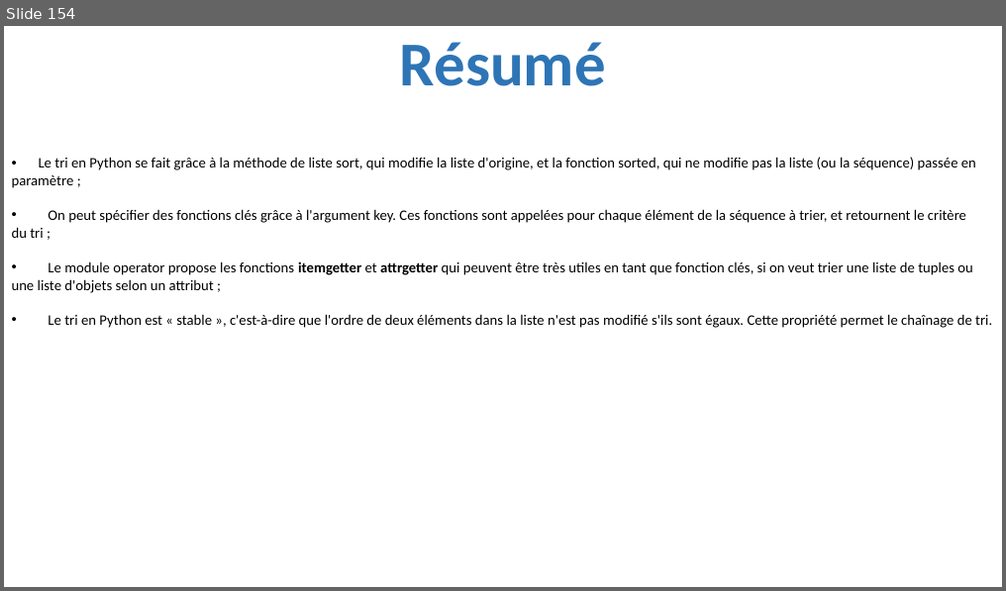
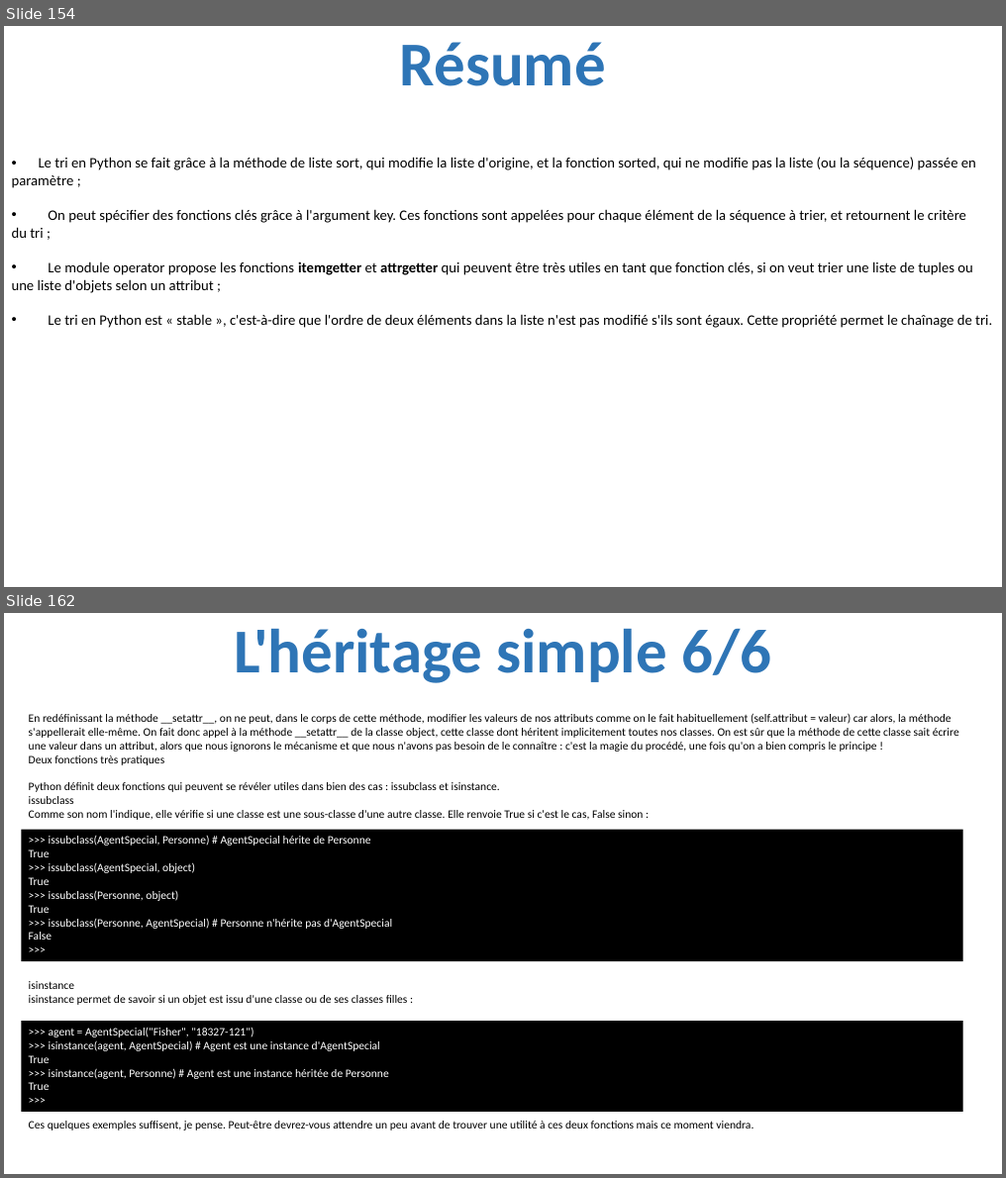
Before and after one commit to julienPalleau/PythonDoc, a slide deck: Python-resume.pptx. Shown one above the other, each under a label of ours: slide 154 before the commit, slides 154 and 162 after it; the slides between them are not shown. The pictures are 1006x591 and 1006x1178 pixels, drawn with LibreOffice and Linux fonts; fonts in the diff are those of the drawing. Boxes give left, top, right and bottom in pixels: in the first picture for what was removed or moved away, otherwise in the second. Text is boxed around its words. In the diff, an @@ line names an element or a change of style, - is before the commit and + after.

```diff
--- a/Python-resume.pptx
+++ b/Python-resume.pptx
@@ slide 162 added at box(4, 613, 1002, 1174), background #FFFFFF @@
@@ title added at box(234, 628, 771, 683), 60 pt, text #2E75B6, bold @@
+L'héritage simple 6/6
@@ text added at box(29, 713, 959, 820), 11 pt, text #000000 @@
+En redéfinissant la méthode __setattr__, on ne peut, dans le corps de cette méthode, modifier les valeurs de nos attributs comme on le fait habituellement (self.attribut = valeur) car alors, la méthode s'appellerait elle-même. On fait donc appel à la méthode __setattr__ de la classe object, cette classe dont héritent implicitement toutes nos classes. On est sûr que la méthode de cette classe sait écrire une valeur dans un attribut, alors que nous ignorons le mécanisme et que nous n'avons pas besoin de le connaître : c'est la magie du procédé, une fois qu'on a bien compris le principe !
+Deux fonctions très pratiques
+Python définit deux fonctions qui peuvent se révéler utiles dans bien des cas : issubclass et isinstance.
+issubclass
+Comme son nom l'indique, elle vérifie si une classe est une sous-classe d'une autre classe. Elle renvoie True si c'est le cas, False sinon :
@@ rectangle added at box(21, 830, 963, 961), fill #000000, 11 pt, text #FFFFFF @@
+>>> issubclass(AgentSpecial, Personne) # AgentSpecial hérite de Personne
+True
+>>> issubclass(AgentSpecial, object)
+True
+>>> issubclass(Personne, object)
+True
+>>> issubclass(Personne, AgentSpecial) # Personne n'hérite pas d'AgentSpecial
+False
+>>>
@@ text added at box(29, 981, 408, 1005), 11 pt, text #000000 @@
+isinstance
+isinstance permet de savoir si un objet est issu d'une classe ou de ses classes filles :
@@ rectangle added at box(21, 1021, 963, 1112), fill #000000, 11 pt, text #FFFFFF @@
+>>> agent = AgentSpecial("Fisher", "18327-121")
+>>> isinstance(agent, AgentSpecial) # Agent est une instance d'AgentSpecial
+True
+>>> isinstance(agent, Personne) # Agent est une instance héritée de Personne
+True
+>>>
@@ text added at box(29, 1121, 753, 1131), 11 pt, text #000000 @@
+Ces quelques exemples suffisent, je pense. Peut-être devrez-vous attendre un peu avant de trouver une utilité à ces deux fonctions mais ce moment viendra.
```
Also in this commit, not shown: 12 other slides added.
